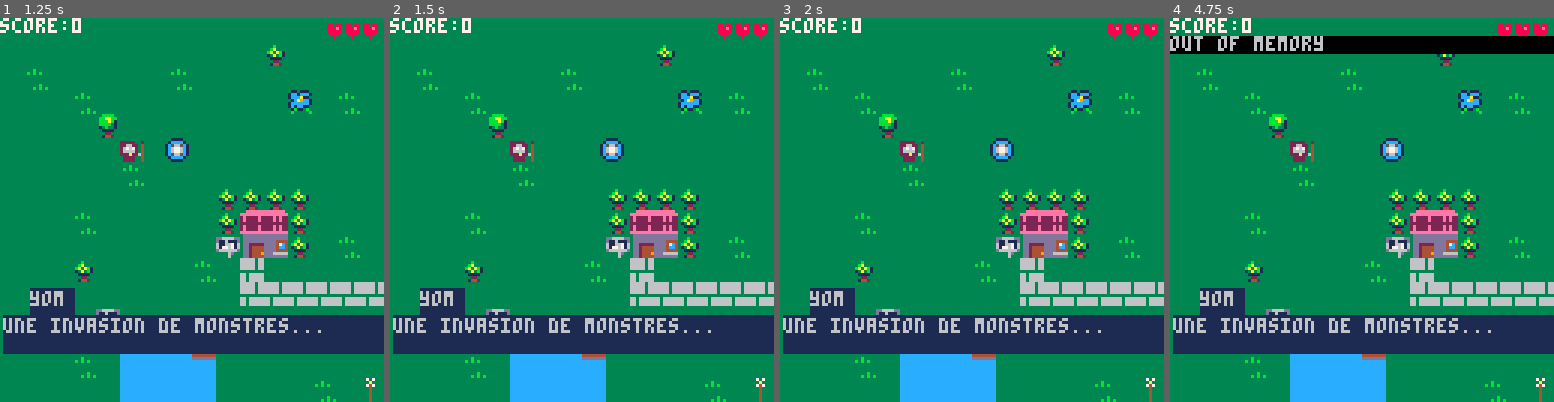
Above: before the commit, frames 1-4 (left to right).
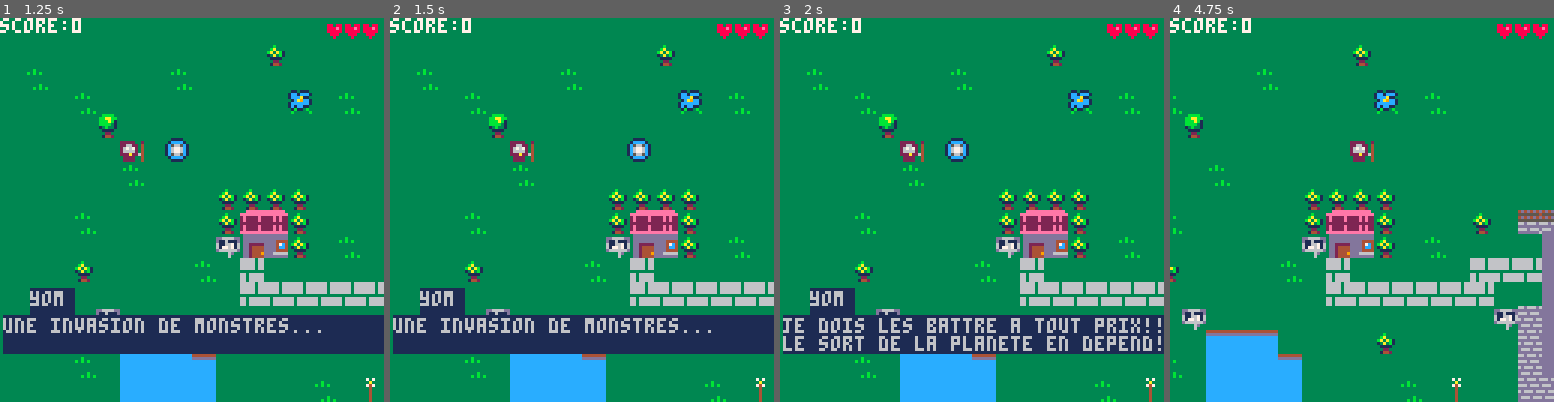
Above: after the commit, the same moments.

Repository: adatechschool/doris-pico-8-mickael-yoann-onat
Game: PICO-8 cartridge yom.p8
The game is run twice, just before and just after one commit, with the same random seed, the same clock (stepped at 60 frames per second) and the same inputs.
Inputs:
- Up to frame 1 (1.25 s): tap X (X key) at 0.33, 1.07 s
- Up to frame 2 (1.5 s): no input
- Up to frame 3 (2 s): hold Right from 1.6 s (still down); tap X (X key) at 1.85 s
- Up to frame 4 (4.75 s): release Right at 2.1 s; hold Up 2.15-2.42 s; hold Right 2.47-3.03 s; tap X (X key) at 2.97, 4.08 s; hold Left 3.08-3.58 s; hold Down 3.63-3.97 s; hold Right 4.02-4.68 s; hold Up from 4.73 s (still down)

Frame 1 is identical in both runs. In frame 2, 0.6% of the frame differs, in the area x 54-68%, y 31-38%; in frame 3, 3.6%; in frame 4, 36%, in the area x 0-100%, y 4-100%.

Commit message:
fix fonction spawn_stick

Diff:
--- a/yom.p8
+++ b/yom.p8
@@ -347,34 +347,38 @@
 --sorts
 
 function create_stick()
-	x_stick=flr(rnd(120))
-	y_stick=flr(rnd(120))
-	if x_stick<60 then
-		x_stick = 120 - x_stick * (-1)
-	else
-	x_stick -=60
-	end
+	function random_location()
+		x_stick=flr(rnd(120))
+		y_stick=flr(rnd(120))
+	end
+	random_location()
+	print("oook")
+		if x_stick<60 then
+			x_stick = 120 - x_stick * (-1)
+		else
+			x_stick -=60
+		end
 		if y_stick<60 then
-		y_stick = 120 - y_stick * (-1)
-	else
-	y_stick -= 60
-	end
-
-	if (mget(p.x+x_stick,p.x+y_stick) == 1) then
-		mset(p.x+x_stick,p.y+y_stick,026)
-	else
-	create_stick()
-	end
-
-	if fget(x_stick, y_stick) == 0 then
-		mset(x_stick, y_stick, 55)
+			y_stick = 120 - y_stick * (-1)
+		else
+			y_stick -= 60
+		end
+
+		if (mget(p.x+x_stick,p.x+y_stick) == 1) then
+			mset(p.x+x_stick,p.y+y_stick,055)
+		else
+			random_location()
+		end
+
+	if mget(x_stick, y_stick) == 01 then
+		mset(x_stick, y_stick,055)
 	else
 		create_stick()
 	end
 end
 
 function spawn_stick()
-	if flr(rnd(100))==1 then
+	if flr(rnd(1000))==1 then
 		create_stick()
 	end
 end
